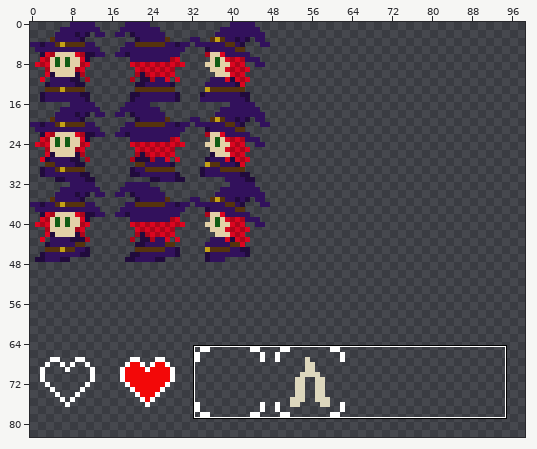
Sprite sheet, stored at src/data/image/2-sprites.png. The first picture is a wide view before the edit; the outline marks the close-up.
Close-up. Before the edit:
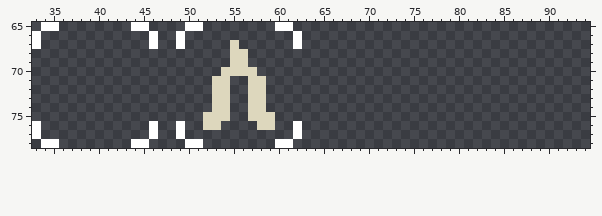
The file is 256x256 pixels. Shown: x 33..94, y 65..78. The wide view leaves out empty margins.
New version:
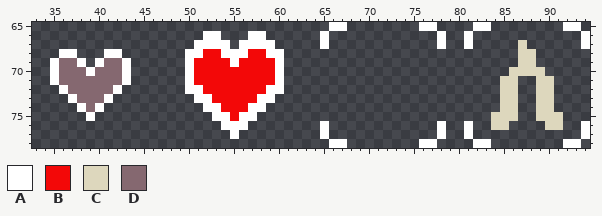
Palette (. is transparent): A #ffffff  B #f30808  C #ddd7bd  D #856870
Difference:
y 65: x 34..35 AA -> ..; x 44..45 AA -> ..; x 50..51 AA -> ..; x 60..61 AA -> ..; x 66..67 .. -> AA; x 76..77 .. -> AA; x 82..83 .. -> AA; x 92..93 .. -> AA
y 66: x 33 A -> .; x 46 A -> .; x 49 A -> .; x 52..53 .. -> AA; x 57..58 .. -> AA; x 62 A -> .; x 65 . -> A; x 78 . -> A; x 81 . -> A; x 94 . -> A
y 67: x 33 A -> .; x 46 A -> .; x 49 A -> .; x 51..59 ....C.... -> AAAA.AAAA; x 62 A -> .; x 65 . -> A; x 78 . -> A; x 81 . -> A; x 87 . -> C; x 94 . -> A
y 68: x 36..37 .. -> AA; x 41..42 .. -> AA; x 50..60 .....CC.... -> AABBAAABBAA; x 87..88 .. -> CC
y 69: x 35..38 .... -> ADDA; x 40..43 .... -> ADDA; x 50..60 .....CC.... -> ABBBBABBBBA; x 87..88 .. -> CC
y 70: x 35..43 ......... -> ADDDADDDA; x 50..60 ....CCCC... -> ABBBBBBBBBA; x 86..89 .... -> CCCC
y 71: x 35..43 ......... -> ADDDDDDDA; x 50..60 ...CC..CC.. -> ABBBBBBBBBA; x 85..86 .. -> CC; x 89..90 .. -> CC
y 72: x 36..42 ....... -> ADDDDDA; x 50..60 ...CC..CC.. -> AABBBBBBBAA; x 85..86 .. -> CC; x 89..90 .. -> CC
y 73: x 37..41 ..... -> ADDDA; x 51..59 ..CC..CC. -> AABBBBBAA; x 85..86 .. -> CC; x 89..90 .. -> CC
y 74: x 38..40 ... -> ADA; x 52..58 .CC..CC -> AABBBAA; x 85..86 .. -> CC; x 89..90 .. -> CC
y 75: x 39 . -> A; x 52..59 CCC..CCC -> .AABAA..; x 84..86 ... -> CCC; x 89..91 ... -> CCC
y 76: x 33 A -> .; x 46 A -> .; x 49 A -> .; x 52..56 CC... -> ..AAA; x 58..59 CC -> ..; x 62 A -> .; x 65 . -> A; x 78 . -> A; x 81 . -> A; x 84..85 .. -> CC; x 90..91 .. -> CC; x 94 . -> A
y 77: x 33 A -> .; x 46 A -> .; x 49 A -> .; x 55 . -> A; x 62 A -> .; x 65 . -> A; x 78 . -> A; x 81 . -> A; x 94 . -> A
y 78: x 34..35 AA -> ..; x 44..45 AA -> ..; x 50..51 AA -> ..; x 60..61 AA -> ..; x 66..67 .. -> AA; x 76..77 .. -> AA; x 82..83 .. -> AA; x 92..93 .. -> AA
Where, in picture pixels (left, top, right, bottom), the same in both close-ups:
changed: (32, 22, 347, 148)
added: (419, 22, 590, 148)
